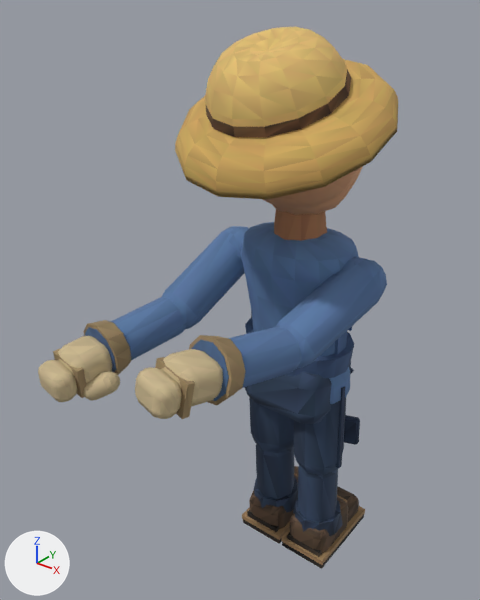
The glTF model examples/harvest-frontier/exports/npc/player-farmhand.m1.glb as it was, and as the next commit left it.
The view is the same before and after, from a camera (50 mm lens) standing at (1.38, -2.13, 2.54) and looking at (-0.22, -0.13, 1.3). Every picture has the same lights, and +X, +Y and +Z are marked at lower left. The first picture is the older version. Both versions are drawn at frame 16 of the action 'hoe'; the numbers are the values there.

The first picture shows 'denimJacketTorso', 'head', 'leftHandMesh', 'leftShin', 'leftUpperArm', 'rightHandMesh', 'rightLowerArm', 'rightShin', 'rightThigh', 'rightUpperArm', 'strawHat', 'trouserHips' and 2 more.
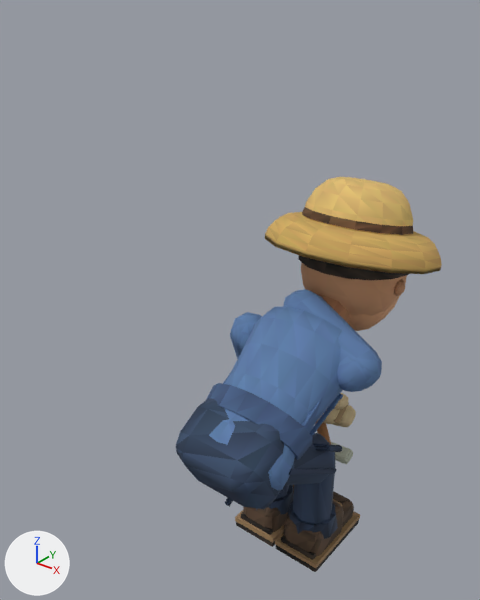
Not drawn themselves, but carrying or shaping drawn objects: ob_playerrig, ob_pelvis, ob_spine, ob_headpivot, ob_leftupperarmpivot, ob_leftlowerarmpivot, ob_rightupperarmpivot, ob_rightlowerarmpivot, ob_leftthighpivot, ob_leftshinpivot, ob_rightthighpivot, ob_rightshinpivot.

Where the change shows, as pixel boxes (x1, y1, x2, y2) in the pictures (480 x 600 px):
'strawHat', moved, turned: before (175, 27, 398, 199); after (265, 177, 442, 274)
'denimJacketTorso', moved, turned: before (241, 209, 359, 404); after (206, 295, 350, 490)
'trouserHips', moved, turned: before (244, 362, 354, 424); after (176, 398, 284, 509)
'rightUpperArm', moved, turned: before (275, 257, 387, 368); after (285, 289, 382, 392)
'head', moved, turned: before (263, 166, 363, 215); after (298, 255, 408, 331)
'rightHandMesh', moved, turned (not visible afterwards): before (135, 335, 246, 419)
'rightShin', moved, turned: before (281, 465, 365, 569); after (275, 463, 360, 572)
'leftHandMesh', moved, turned: before (38, 320, 131, 402); after (317, 393, 356, 427)
'leftUpperArm', moved, turned: before (162, 226, 249, 329); after (230, 312, 262, 359)
'leftShin', moved, turned: before (242, 444, 298, 544); after (235, 485, 294, 547)
'rightThigh', moved, turned: before (294, 386, 360, 475); after (285, 433, 342, 485)
'rightLowerArm', moved, turned (mostly hidden afterwards): before (191, 327, 302, 401); after (283, 295, 290, 307)
'leftLowerArm', moved, turned (not visible afterwards): before (85, 297, 186, 372)
'leftThigh', moved, turned (not visible afterwards): before (249, 397, 294, 453)
'hoeBlade', now drawn: after (331, 442, 353, 464)
'Mesh_15', added (mostly hidden): after (315, 421, 331, 444)

What changed in the scene script:
```text
Add me_mesh_15:
    me_mesh_15.from_pydata(...)  # an 8-sided cylinder along z spanning x -0.07..0.07, y -0.07..0.07, z -1.0..1.0
    me_mesh_15.materials.append(mat_player_farmhand_palette_rubber)
Change ob_playerrig:
    ob_playerrig.location: (0.0, 0.0, -0.02) -> (0.0, -0.394, -0.214)
Change ob_pelvis:
    ob_pelvis.location: (0.0, 0.0, 0.82) -> (0.0, -0.00879, 0.825)
    ob_pelvis.rotation_euler: (0.0308, 0.0, 0.0) -> (-1.047, 0.0, 0.0)  # degrees (1.8, 0, 0) -> degrees (-60, 0, 0)
Change ob_spine:
    ob_spine.location: (0.0, 0.0, 0.98) -> (0.0, 0.13, 0.905)
    ob_spine.rotation_euler: (0.0573, 0.0, 0.0) -> (-1.047, 0.0000284, -0.000439)  # degrees (3.3, 0, 0) -> degrees (-60, 0, -0)
Change ob_headpivot:
    ob_headpivot.rotation_euler: (0.0396, 0.0, 0.0) -> (0.512, -0.00009, 0.000103)  # degrees (2.3, 0, 0) -> degrees (29, 0, 0)
Change ob_leftupperarmpivot:
    ob_leftupperarmpivot.location: (-0.305, 0.0, 1.34) -> (-0.305, 0.441, 1.085)
    ob_leftupperarmpivot.rotation_euler: (-1.023, 0.0838, -0.136) -> (0.545, 0.269, 0.0218)  # degrees (-59, 4.8, -7.8) -> degrees (31, 15, 1.2)
Change ob_leftlowerarmpivot:
    ob_leftlowerarmpivot.rotation_euler: (-0.444, 0.0, 0.0) -> (0.202, -0.869, -0.0000209)  # degrees (-25, 0, 0) -> degrees (12, -50, -0)
Change ob_rightupperarmpivot:
    ob_rightupperarmpivot.location: (0.305, 0.0, 1.34) -> (0.306, 0.441, 1.085)
    ob_rightupperarmpivot.rotation_euler: (-1.155, 0.09, -0.201) -> (2.012, -0.547, 1.108)  # degrees (-66, 5.2, -12) -> degrees (115, -31, 63)
Change ob_rightlowerarmpivot:
    ob_rightlowerarmpivot.rotation_euler: (-0.564, 0.0, 0.0) -> (-1.796, -1.213, -0.000107)  # degrees (-32, 0, 0) -> degrees (-103, -69, -0)
Change ob_leftthighpivot:
    ob_leftthighpivot.rotation_euler: (0.0573, 0.0, 0.0) -> (0.994, 0.0, 0.0)  # degrees (3.3, 0, 0) -> degrees (57, 0, 0)
Change ob_leftshinpivot:
    ob_leftshinpivot.rotation_euler: (0.0, 0.0, 0.0) -> (-0.994, 0.0, 0.0)  # degrees (0, 0, 0) -> degrees (-57, 0, 0)
Change ob_rightthighpivot:
    ob_rightthighpivot.rotation_euler: (0.0573, 0.0, 0.0) -> (0.994, 0.0, 0.0)  # degrees (3.3, 0, 0) -> degrees (57, 0, 0)
Change ob_rightshinpivot:
    ob_rightshinpivot.rotation_euler: (0.0, 0.0, 0.0) -> (-0.994, 0.0, 0.0)  # degrees (0, 0, 0) -> degrees (-57, 0, 0)
Add ob_mesh_15:
    ob_mesh_15 = bpy.data.objects.new('Mesh_15', me_mesh_15)
    ob_mesh_15.parent = ob_toolhoe
    ob_mesh_15.location = (0.0, 0.0, -0.39)
    ob_mesh_15.scale = (0.43, 0.43, 0.43)
Add ob_toolhoe:
    ob_toolhoe = bpy.data.objects.new('toolHoe', None)
    ob_toolhoe.parent = ob_toolanchor
    ob_toolhoe.location = (0.0, 0.0, 0.0)
```
